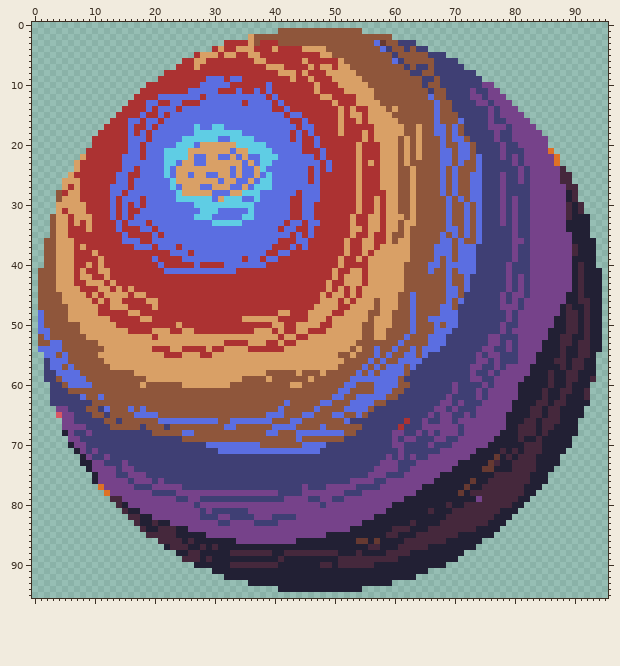
Sprite sheet: assets/images/Planet-Light-Gas.png. The picture above was drawn from the file before the commit.
The file is 96x96 pixels.
After:
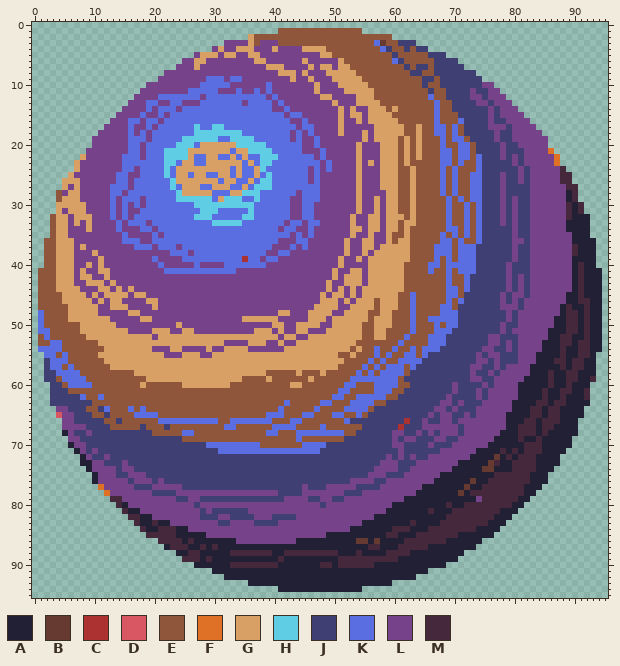
Palette (. is transparent): A #222034  B #663931  C #ac3232  D #d95763  E #8f563b  F #df7126  G #d9a066  H #5fcde4  J #3f3f74  K #5b6ee1  L #76428a  M #45283c
From the commit log: Slight change to one of the planets
Change:
Changed rows in their new state; - is an unchanged pixel.
first column x 5:
 3 ---------------------------LLLL--LLL------------------
 4 -------------------------L-LL---LLL-LLLL--------------
 5 ----------------------L---L--LL--LLLLLLLLLL-----------
 6 --------------------LL--LLLLLLLL--LLLLLL-LLLLL--------
 7 -------------------LLL-LLLLLLLLLLL---LLLL-L--L--------
 8 -----------------LLLLLLLLLLLLLLLLLLL---L-LLL----------
 9 ----------------LLLLLLLL---L--LLLLLLLL-LL-LLL---------
10 --------------LLLLLLLLL-----LLLLLL-LLLLLLL-LLL--------
11 -------------LLLLLLLL-----LLL-LL-L-LLLLLLL-LLLL-------
12 ------------LLLL-------L----------L-LLLLLLL--LLLL-----
13 -----------LLL--LL--LLL-------L----L-LLLLLLLL-LLL-----
14 ----------LLLL-L---L---------------LL-LLLLLLLL-L-LL---
15 ---------LLLL-LL-L-------------------L--LLLLLL-L--L---
16 --------LLL--L--L---------------------LL-LLLLL-LL-L---
17 -------LLLL-LL-L-----------------------L--LLLL-LLLLL--
18 ------LLLLL-L-L-----------------------L-L-LLLL-LLL-L--
19 -----LLLLLL---L-----------------------L-LL-LLLLLLL-L--
20 -----LLLLLL--L--------------------------LL-LLLLLL-LLL-
21 ----LLLLLLL--L--------------------------LLL-LLLLL-LLL-
22 ----LLLLLL---L----------------------------L-LLLLL-LLL-
23 ---LLLLLLL---------------------------------L-LLLL-L-L-
24 ---LLLLLLL--L----------------------------L-L-LLLL-LLL-
25 --LLLLLLL--LL----------------------------L-LLLLLL-LLL-
26 ---LLLLLL--L-----------------------------L-LLLLLL-LLL-
27 -L-LLLLL---L-------------------------------LLLLLL-LLL-
28 L--LLLLL--L----------------------------L---LLLLLL-LLLL
29 ---LLLLL-L---L------------------------LL---LLLLLL-LL-L
30 ----LLLL-L-L-L------------------------LL--LLLLLLL-LL-L
31 L---LLLL-L-LL-------------------------LL--LLLLLLL-LL-L
32 -L---LLL-L-L--------------------------LL--LLLLLL-LL--L
33 -L-L-LLLL-L---L----------------------L--L--LLLLL-LL--L
34 -LLL-LLLL-LLL--L--------------------L--LL-LLLLLL--L--L
35 -LLLLLLLLL-LLLL-L---------------------L-L-LLLLLL-LL-LL
36 --LLLLLLLL---LL---------------------LLL--LLLLLL-LL--LL
37 --L-LLLLLLLL---L---L---------------LLL-L-LLLLLL-LL--L-
38 --LLL-LLLLLLLLLLLL---L------------LL--LLLLLLLLL-LL-L--
39 --LLLL-LLLLLLLL-LLLL-------------L--LLLLLLLLLL-LL-L---
40 --LL-L-LLLLLLLLL-LLLLL-LLLL-------LLLLLLLLLLLL-LLLL---
41 --L-LL--LLLLLLLLL------------LLLLLLLLLLLLLLLL-LL--L---
42 --L--LL-LLLLLLLLLLLLLLLLLLLLLLLLLLLLLLLLLLLLL-L---L---
43 --LL---L-LLLLLLLLLLLLLLLLLLLLLLLLLLLLLLLLLLL-LL---L---
44 ---LLL--L-L-LLLLLLLLLLLLLLLLLLLLLLLLLLLLLLLL-L-L-L----
45 ----L-L----L--LLLLLLLLLLLLLLLLLLLLLLLLLLLLL-L--L-L----
46 -----L-L--LLLL--LLLLLLLLLLLLLLLLLLLLLLLLLLL---L-L-----
47 ------LL---LLLL-LLLLLLLLLLLLLLLLLLLLLLLLLL----LL------
48 ------LLLLL--LLLLLLLLLLLLLLLLLLLLLLL--LLL----LL-------
49 --------LLLLL--LLLLLLLLLLLLLLL------LLLLL---L---------
50 ---------LLLLLLLLLL-LLLLLLLLLLLLLLL--LL----LL---------
51 -----------LLLL---LL--LLLLLLLLLL---L-LL--LLL----------
52 ---------------L--------------------L--LL-------------
53 ---------------------------LLLL---LL-LL---------------
54 ---------------LLL--LLLL-LL----LLLLLL-----------------
55 -----------------LLL---LL-----------------------------
Where, in picture pixels (left, top, right, bottom), the same in both pictures:
changed: (62, 40, 386, 358)
